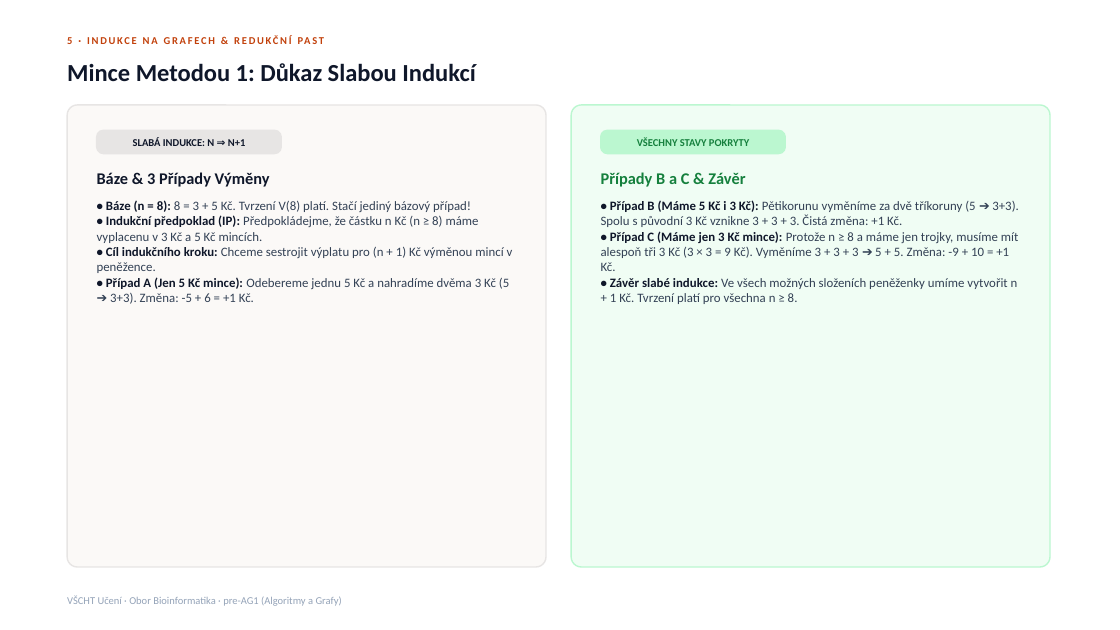
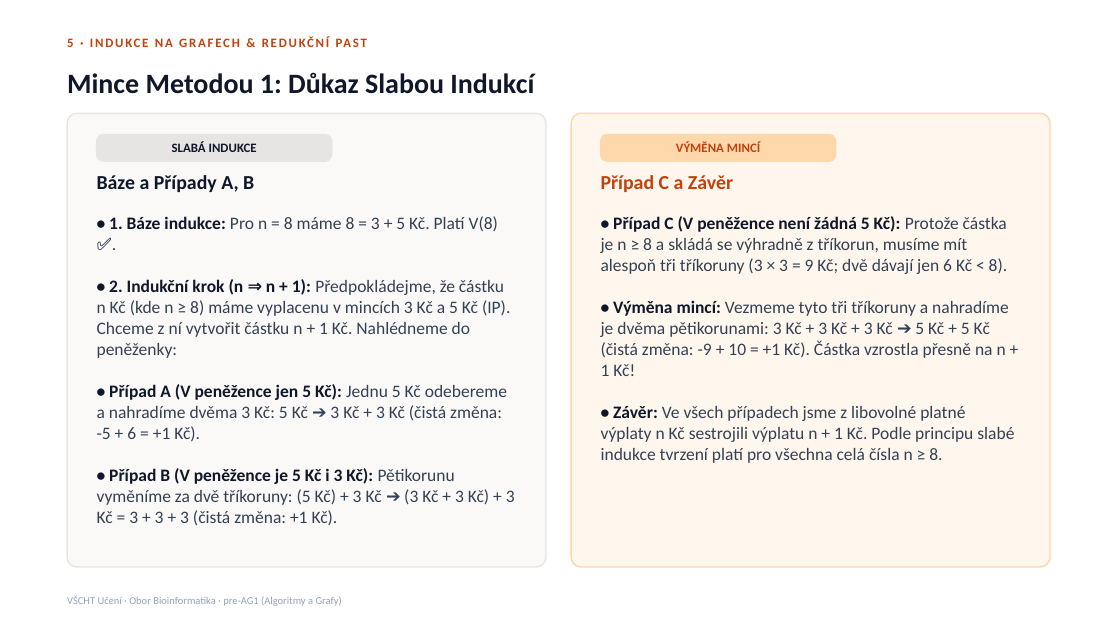
Before and after one commit to kolardavidcz/vscht-uceni-web, a slide deck: slide 39 of pre-ag1-kurz.pptx (slide 52 before the commit). Drawn at 1120x630 pixels with LibreOffice and Linux fonts; fonts in the diff are those of the drawing. Boxes give left, top, right and bottom in pixels: in the first picture for what was removed or moved away, otherwise in the second. Text is boxed around its words. In the diff, an @@ line names an element or a change of style, - is before the commit and + after.

Commit message:
feat(presentation): 1:1 pre-AG1 course slides with 2x font scale (modules 2-8)

```diff
--- a/pre-ag1-kurz.pptx
+++ b/pre-ag1-kurz.pptx
@@ text "5 · INDUKCE NA GRAFECH ..." at <box>67,38,993,355</box>: size 9 to 11 pt @@
@@ text "Mince Metodou 1: Důkaz Slabou ...": place and size @@
-text "Mince Metodou 1: Důkaz Slabou ..." at <box>67,63,475,82</box>
+text "Mince Metodou 1: Důkaz Slabou ..." at <box>67,72,534,94</box>
@@ text "Mince Metodou 1: Důkaz Slabou ..." at <box>67,72,534,94</box>: size 21 to 24 pt @@
@@ rounded rectangle: place and size @@
-rounded rectangle at <box>67,105,546,567</box>
+rounded rectangle at <box>67,113,546,567</box>
@@ rounded rectangle: place and size @@
-rounded rectangle at <box>571,105,1050,567</box>
+rounded rectangle at <box>571,113,1050,567</box>
@@ rounded rectangle at <box>571,113,1050,567</box>: fill #F0FDF4 to #FFF7ED; outline #BBF7D0 1.2 pt to #FED7AA 1.2 pt @@
@@ rounded rectangle: place and size @@
-rounded rectangle at <box>97,130,281,154</box>
+rounded rectangle at <box>97,134,332,161</box>
@@ rounded rectangle at <box>97,134,332,161</box>: proportions changed @@
@@ text at <box>172,142,257,152</box>: text changed; size 9 to 11 pt @@
-SLABÁ INDUKCE: N ⇒ N+1
+SLABÁ INDUKCE
@@ rounded rectangle: place and size @@
-rounded rectangle at <box>601,130,786,154</box>
+rounded rectangle at <box>601,134,836,161</box>
@@ rounded rectangle at <box>601,134,836,161</box>: fill #BBF7D0 to #FED7AA; outline #BBF7D0 1 pt to #FED7AA 1 pt; proportions changed @@
@@ text at <box>676,142,760,152</box>: text changed; size 9 to 11 pt; text colour #15803D to #C2410C @@
-VŠECHNY STAVY POKRYTY
+VÝMĚNA MINCÍ
@@ text at <box>97,175,254,192</box>: text changed; size 14 to 17 pt @@
-Báze & 3 Případy Výměny
+Báze a Případy A, B
@@ text "Báze a Případy A, B" at <box>97,175,254,192</box>: vertical alignment middle to top @@
@@ text "Případ C a Závěr" at <box>601,175,733,192</box>: vertical alignment middle to top @@
@@ text at <box>601,175,733,192</box>: text changed; size 14 to 17 pt; text colour #15803D to #C2410C @@
-Případy B a C & Závěr
+Případ C a Závěr
@@ text at <box>97,216,515,525</box>: text changed; size 11 to 15 pt @@
-• Báze (n = 8): 8 = 3 + 5 Kč. Tvrzení V(8) platí. Stačí jediný bázový případ!
-• Indukční předpoklad (IP): Předpokládejme, že částku n Kč (n ≥ 8) máme vyplacenu v 3 Kč a 5 Kč mincích.
-• Cíl indukčního kroku: Chceme sestrojit výplatu pro (n + 1) Kč výměnou mincí v peněžence.
-• Případ A (Jen 5 Kč mince): Odebereme jednu 5 Kč a nahradíme dvěma 3 Kč (5 ➔ 3+3). Změna: -5 + 6 = +1 Kč.
+• 1. Báze indukce: Pro n = 8 máme 8 = 3 + 5 Kč. Platí V(8) ✅.
+• 2. Indukční krok (n ⇒ n + 1): Předpokládejme, že částku n Kč (kde n ≥ 8) máme vyplacenu v mincích 3 Kč a 5 Kč (IP). Chceme z ní vytvořit částku n + 1 Kč. Nahlédneme do peněženky:
+• Případ A (V peněžence jen 5 Kč): Jednu 5 Kč odebereme a nahradíme dvěma 3 Kč: 5 Kč ➔ 3 Kč + 3 Kč (čistá změna: -5 + 6 = +1 Kč).
+• Případ B (V peněžence je 5 Kč i 3 Kč): Pětikorunu vyměníme za dvě tříkoruny: (5 Kč) + 3 Kč ➔ (3 Kč + 3 Kč) + 3 Kč = 3 + 3 + 3 (čistá změna: +1 Kč).
@@ text at <box>601,216,1014,463</box>: text changed; size 11 to 15 pt @@
-• Případ B (Máme 5 Kč i 3 Kč): Pětikorunu vyměníme za dvě tříkoruny (5 ➔ 3+3). Spolu s původní 3 Kč vznikne 3 + 3 + 3. Čistá změna: +1 Kč.
-• Případ C (Máme jen 3 Kč mince): Protože n ≥ 8 a máme jen trojky, musíme mít alespoň tři 3 Kč (3 × 3 = 9 Kč). Vyměníme 3 + 3 + 3 ➔ 5 + 5. Změna: -9 + 10 = +1 Kč.
-• Závěr slabé indukce: Ve všech možných složeních peněženky umíme vytvořit n + 1 Kč. Tvrzení platí pro všechna n ≥ 8.
+• Případ C (V peněžence není žádná 5 Kč): Protože částka je n ≥ 8 a skládá se výhradně z tříkorun, musíme mít alespoň tři tříkoruny (3 × 3 = 9 Kč; dvě dávají jen 6 Kč < 8).
+• Výměna mincí: Vezmeme tyto tři tříkoruny a nahradíme je dvěma pětikorunami: 3 Kč + 3 Kč + 3 Kč ➔ 5 Kč + 5 Kč (čistá změna: -9 + 10 = +1 Kč). Částka vzrostla přesně na n + 1 Kč!
+• Závěr: Ve všech případech jsme z libovolné platné výplaty n Kč sestrojili výplatu n + 1 Kč. Podle principu slabé indukce tvrzení platí pro všechna celá čísla n ≥ 8.
```
Also in this commit, not shown: 54 other slides changed, 45 slides added, 53 slides removed, 11 other files.
